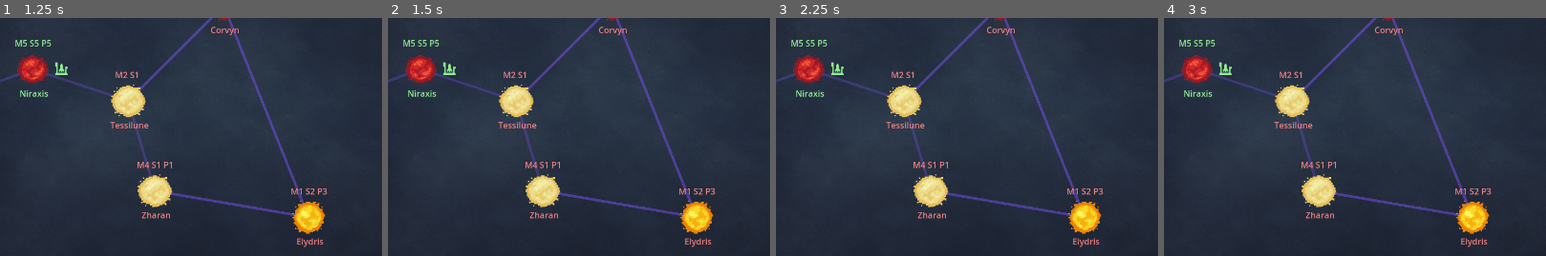
Above: before the commit, frames 1-4 (left to right).
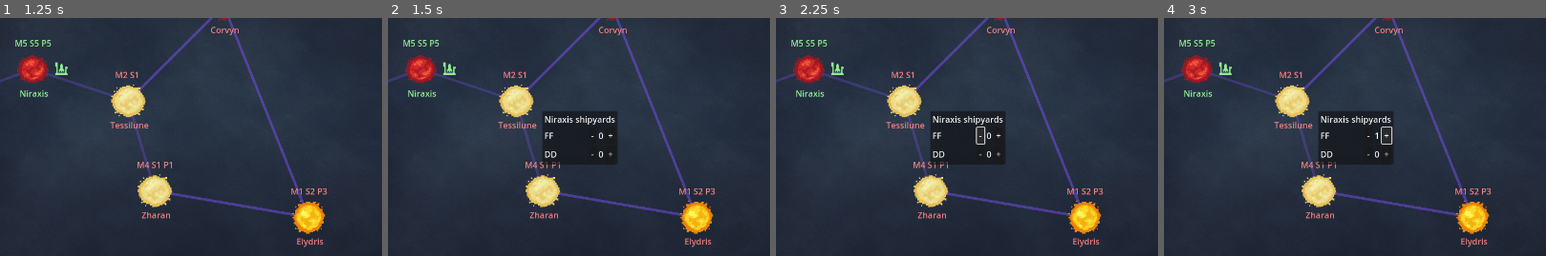
Above: after the commit, the same moments.

Repository: igjese/galaxy-campaign
Game: Godot game, scene res://map.tscn
The game is run twice, just before and just after one commit, with the same random seed, the same clock (stepped at 60 frames per second) and the same inputs.
Inputs (mouse positions are % of the whole screen's width and height, from its top left):
- Up to frame 1 (1.25 s): click "Velthara" at 0.5 s
- Up to frame 2 (1.5 s): click "Niraxis" at 1.25 s
- Up to frame 3 (2.25 s): click (52, 50) at 2 s, where only the run after the commit has a clickable "-"
- Up to frame 4 (3 s): click (54, 50) at 2.75 s, where only the run after the commit has a clickable "+"
The pictures show only the part of the screen within x 25-75%, y 25-75%; the shares and areas given below are measured in that part.

Frame 1 is identical in both runs. In frame 2, 4.3% of the frame differs, in the area x 40-60%, y 39-62%; in frame 3, 4.2%; in frame 4, 4.2%.

Commit message:
shipyard dialog

Diff:
--- /dev/null
+++ b/build_dialog.gd
@@ -0,0 +1,30 @@
+extends PopupPanel
+
+@onready var line_container = $VBox/LineContainer
+@onready var line_scene = preload("res://scenes/LineIncrement.tscn")
+
+var world = null
+var build_order = {}
+
+func _ready():
+    build_order.clear()
+    for hull in GameData.ship_designs.keys():
+        var line = line_scene.instantiate()
+        line.setup(hull)
+        line.connect("count_changed", Callable(self, "_on_line_updated"))
+        line_container.add_child(line)
+        build_order[hull] = 0
+
+func prepare_for_world(world_node):
+    world = world_node
+    $VBox/Shipyard.text = "%s shipyards" % world_node.world_name
+
+    for line in line_container.get_children():
+        line.reset_counts()  # you'll add this method to set count = 0
+        build_order[line.id] = 0
+
+    popup_centered()
+
+
+func _on_line_updated(id: String, count: int):
+    build_order[id] = count
--- a/game_data.gd
+++ b/game_data.gd
@@ -4,6 +4,14 @@
 var player_materials := 0
 var player_supply := 0
 var player_personnel := 0
+
+var selected_world = null
+
+func open_build_dialog_for(world_node):
+    selected_world = world_node
+    var dialog = get_tree().get_root().get_node("Map/UI/BuildDialog")
+    dialog.popup_centered()
+    dialog.prepare_for_world(world_node)
 
 
 var worlds = {
@@ -55,3 +63,8 @@
     ["Elydris", "Corvyn"],
     ["Elydris", "Zharan"]
 ]
+
+var ship_designs = {
+    "FF": { "cost_mats": 3, "cost_pers": 2, "upkeep": 1, "hp": 10, "atk": 5, "def": 2 },
+    "DD": { "cost_mats": 5, "cost_pers": 3, "upkeep": 2, "hp": 20, "atk": 8, "def": 4 }
+}
--- a/map.tscn
+++ b/map.tscn
@@ -1,7 +1,8 @@
-[gd_scene load_steps=3 format=3 uid="uid://dbkbcp753u33p"]
+[gd_scene load_steps=4 format=3 uid="uid://dbkbcp753u33p"]
 
 [ext_resource type="Script" uid="uid://d0emdqkydvqc2" path="res://map.gd" id="1_gqbix"]
 [ext_resource type="Texture2D" uid="uid://fgaapbg5fdsi" path="res://assets/map-background.png" id="2_wijl4"]
+[ext_resource type="Script" uid="uid://embxqtjdjepy" path="res://build_dialog.gd" id="3_e0an3"]
 
 [node name="Map" type="Node2D"]
 script = ExtResource("1_gqbix")
@@ -52,4 +53,19 @@
 offset_bottom = 38.0
 text = "Turn: 1"
 
+[node name="BuildDialog" type="PopupPanel" parent="UI"]
+script = ExtResource("3_e0an3")
+
+[node name="VBox" type="VBoxContainer" parent="UI/BuildDialog"]
+offset_left = 4.0
+offset_top = 4.0
+offset_right = 96.0
+offset_bottom = 96.0
+
+[node name="Shipyard" type="Label" parent="UI/BuildDialog/VBox"]
+layout_mode = 2
+
+[node name="LineContainer" type="VBoxContainer" parent="UI/BuildDialog/VBox"]
+layout_mode = 2
+
 [connection signal="pressed" from="UI/EndTurn" to="." method="_on_end_turn_pressed"]
--- /dev/null
+++ b/scenes/LineIncrement.tscn
@@ -0,0 +1,26 @@
+[gd_scene load_steps=2 format=3 uid="uid://beo2j5sm4mr7k"]
+
+[ext_resource type="Script" uid="uid://d3oiwuwnykqdl" path="res://scenes/line_increment.gd" id="1_8vawk"]
+
+[node name="LineIncrement" type="HBoxContainer"]
+script = ExtResource("1_8vawk")
+
+[node name="LineName" type="Label" parent="."]
+layout_mode = 2
+size_flags_horizontal = 3
+text = "SomeName"
+
+[node name="Decrease" type="Button" parent="."]
+layout_mode = 2
+text = "-"
+
+[node name="Qty" type="Label" parent="."]
+layout_mode = 2
+text = "0"
+
+[node name="Increase" type="Button" parent="."]
+layout_mode = 2
+text = "+"
+
+[connection signal="pressed" from="Decrease" to="." method="_on_decrease_pressed"]
+[connection signal="pressed" from="Increase" to="." method="_on_increase_pressed"]
--- /dev/null
+++ b/scenes/line_increment.gd
@@ -0,0 +1,31 @@
+extends HBoxContainer
+class_name LineIncrement
+
+signal count_changed(id: String, new_count: int)
+
+var id := ""
+var count := 0
+
+func setup(line_id: String):
+    id = line_id
+    $LineName.text = id
+    count = 0
+    update_count()
+
+func reset_counts():
+    count = 0
+    update_count()
+
+
+func update_count():
+    $Qty.text = str(count)
+    emit_signal("count_changed", id, count)
+
+func _on_decrease_pressed():
+    if count > 0:
+        count -= 1
+        update_count()
+
+func _on_increase_pressed():
+    count += 1
+    update_count()
--- a/scenes/star.gd
+++ b/scenes/star.gd
@@ -6,6 +6,12 @@
 @export var personnel: int
 @export var faction: String = "ai"  # default to AI-owned
 @export var has_shipyard: bool = false
+
+var ships = {
+    "FF": 0,
+    "DD": 0
+}
+
 
 @onready var name_label = $SystemNode/Name
 @onready var info_label = $SystemNode/Info
@@ -16,6 +22,7 @@
     update_labels()
     update_indicators()
     assign_random_texture()
+    $SystemNode.connect("pressed", Callable(self, "_on_system_pressed"))
 
 func update_indicators():
     shipyard_icon.visible = has_shipyard
@@ -38,7 +45,6 @@
             var selected = files[randi() % files.size()]
             texture_button.texture_normal = load(selected)
 
-
 func update_labels():
     name_label.text = world_name
 
@@ -55,3 +61,9 @@
     var color = Color.LIGHT_GREEN if faction == "player" else Color.LIGHT_CORAL
     name_label.add_theme_color_override("font_color", color)
     info_label.add_theme_color_override("font_color", color)
+
+
+func _on_system_pressed():
+    if not has_shipyard:
+        return
+    GameData.open_build_dialog_for(self)
Not shown, added: build_dialog.gd.uid
Not shown, added: scenes/line_increment.gd.uid
